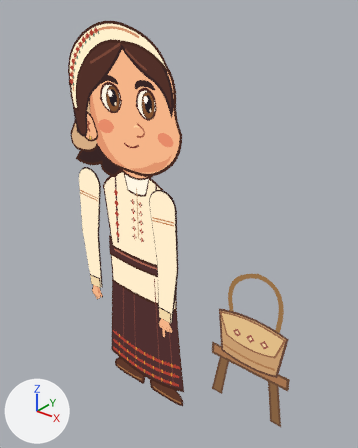
Two versions of the glTF model assets/recuzita/mama-traista.glb, one commit apart.
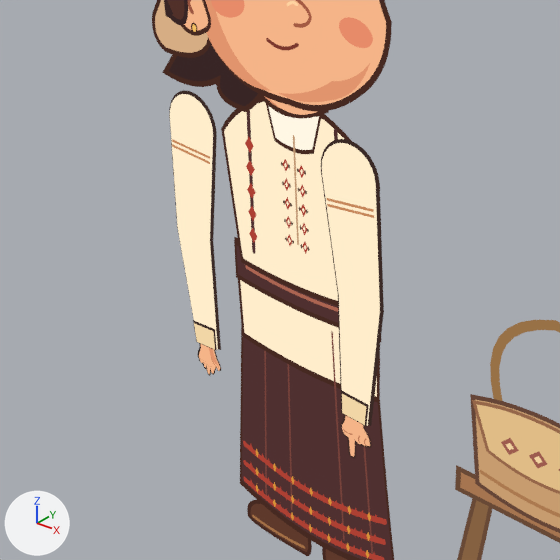
There are two pictures of each version: one whole from a 50 mm camera at (4.03, -4.27, 5.64) aimed at (0.6, 0.02, 2.98), one close up on the part from 0% to 73% of the width and 28% to 86% of the height. The axes (+X, +Y, +Z) are drawn at lower left. The lights are the same throughout. The older version's two pictures come first. Where no turn or scale is listed for an object, it has been applied to the vertices. Vertices at exactly the same position are counted once.

Names of what the first close-up shows: 'Mânecă · L', 'Mânecă · R', 'Palmă articulată · R', 'Palmă · aratator · L', 'Traistă pentru școală', 'mother / Ears', 'mother / Face', 'mother / Hair silhouette', 'mother / Leather shoe · R', 'mother / Lower tunic and waist', 'mother / Nose', 'mother / Shirt and clothing panels', 'mother / Skirt' and 4 more.
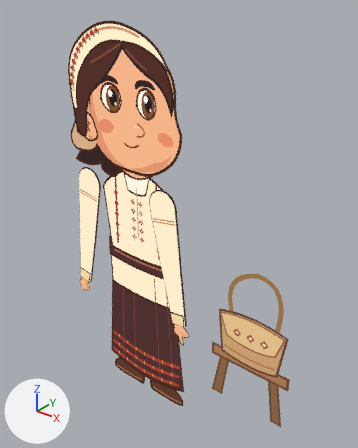
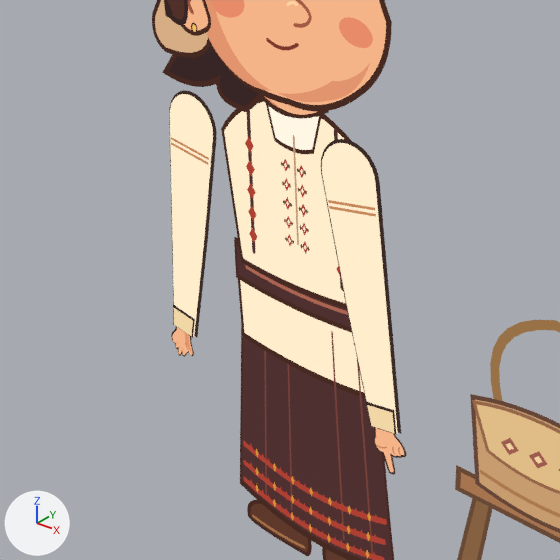
What differs and where, as boxes (x1, y1, x2, y2) in the close-ups (560 x 560 px; the box of a moved part takes in the faces that stretch with it):
'Mânecă · L', reshaped (26% wider)
    before: (320, 139, 384, 427)
    after: (320, 139, 401, 435)
'Mânecă · R', reshaped (8% narrower)
    before: (169, 90, 221, 351)
    after: (169, 90, 217, 338)
'Palmă · aratator · L', moved, turned
    before: (340, 415, 372, 459)
    after: (373, 428, 406, 475)
'Palmă articulată · R', moved, turned
    before: (197, 343, 221, 376)
    after: (171, 327, 194, 357)
part 1 of me_mânecă___l, moved or reshaped
    before: (338, 293, 384, 323)
    after: (344, 294, 391, 320)
part 2 of me_mânecă___l, moved or reshaped
    before: (339, 277, 380, 326)
    after: (345, 277, 387, 327)
part 3 of me_mânecă___l, moved or reshaped
    before: (321, 173, 384, 427)
    after: (321, 174, 401, 435)
part 4 of me_mânecă___r, moved or reshaped
    before: (177, 227, 213, 251)
    after: (204, 226, 208, 249)
part 5 of me_mânecă___r, moved or reshaped
    before: (177, 210, 210, 255)
    after: (172, 206, 204, 251)
part 6 of me_mânecă___r, moved or reshaped
    before: (170, 121, 221, 351)
    after: (169, 121, 216, 338)

Patch to the scene script:
```diff
--- a/assets/recuzita/mama-traista.glb.py
+++ b/assets/recuzita/mama-traista.glb.py
@@ me_mânecă___l @@
 # used by ob_mânecă___l; location = (0.0, 0.0, 1.872)
-me_mânecă___l.from_pydata(...)  # 128 vertices, 104 faces; spans x 0.41..0.85, y -0.33..-0.3, z -0.12..1.66
+me_mânecă___l.from_pydata(...)  # 128 vertices, 104 faces; spans x 0.41..0.98, y -0.33..-0.3, z -0.11..1.66
+# me_mânecă___l part 1: the loose piece of 24 vertices spanning x 0.51..0.85, y -0.3, z 0.54..0.88 is moved by (0.05, 0.0, 0.01)
+# me_mânecă___l part 2: the loose piece of 24 vertices spanning x 0.53..0.83, y -0.31, z 0.56..0.86 is moved by (0.05, 0.0, 0.01)
+# me_mânecă___l part 3: 32 of 128 vertices moved; they spanned x 0.41..0.85, y -0.33..-0.3, z -0.12..1.47 and now span x 0.41..0.98, y -0.33..-0.3, z -0.11..1.49; mean shift (0.1, 0.0, 0.01); largest move (0.76, -0.3, -0.12) -> (0.98, -0.3, -0.07)
 me_mânecă___l.materials.append(mat_ink_3a2925)
@@ me_mânecă___r @@
 # used by ob_mânecă___r; location = (0.0, 0.0, 1.872)
-me_mânecă___r.from_pydata(...)  # 128 vertices, 104 faces; spans x -0.85..-0.41, y -0.33..-0.3, z -0.12..1.66
+me_mânecă___r.from_pydata(...)  # 128 vertices, 104 faces; spans x -0.98..-0.41, y -0.33..-0.3, z -0.11..1.66
+# me_mânecă___r part 4: the loose piece of 24 vertices spanning x -0.85..-0.51, y -0.3, z 0.54..0.88 is moved by (-0.05, 0.0, 0.01)
+# me_mânecă___r part 5: the loose piece of 24 vertices spanning x -0.83..-0.53, y -0.31, z 0.56..0.86 is moved by (-0.05, 0.0, 0.01)
+# me_mânecă___r part 6: 32 of 128 vertices moved; they spanned x -0.85..-0.41, y -0.33..-0.3, z -0.12..1.47 and now span x -0.98..-0.41, y -0.33..-0.3, z -0.11..1.49; mean shift (-0.1, 0.0, 0.01); largest move (-0.76, -0.3, -0.12) -> (-0.98, -0.3, -0.07)
 me_mânecă___r.materials.append(mat_ink_3a2925)
@@ me_palmă_articulată___r @@
 # used by ob_palmă_articulată___r; location = (0.0, 0.0, 1.872)
-me_palmă_articulată___r.from_pydata(...)  # 602 vertices, 580 faces; spans x -0.743..-0.514, y -0.322..-0.318, z -0.355..-0.051
+me_palmă_articulată___r.from_pydata(...)  # 602 vertices, 580 faces; spans x -1.001..-0.779, y -0.322..-0.318, z -0.316..-0.008
+# me_palmă_articulată___r part 7: the whole mesh is turned 16 degrees about the y axis through its middle, then moved by (-0.252, 0.0, 0.029)
 me_palmă_articulată___r.materials.append(mat_ink_f5b488)
@@ me_palmă___aratator___l @@
 # used by ob_palmă___aratator___l; location = (0.0, 0.0, 1.872)
-me_palmă___aratator___l.from_pydata(...)  # 375 vertices, 355 faces; spans x 0.53..0.775, y -0.322..-0.318, z -0.417..-0.049
+me_palmă___aratator___l.from_pydata(...)  # 375 vertices, 355 faces; spans x 0.784..1.034, y -0.322..-0.318, z -0.383..-0.006
+# me_palmă___aratator___l part 8: the whole mesh is turned -16 degrees about the y axis through its middle, then moved by (0.26, 0.0, 0.037)
 me_palmă___aratator___l.materials.append(mat_ink_f5b488)
```
